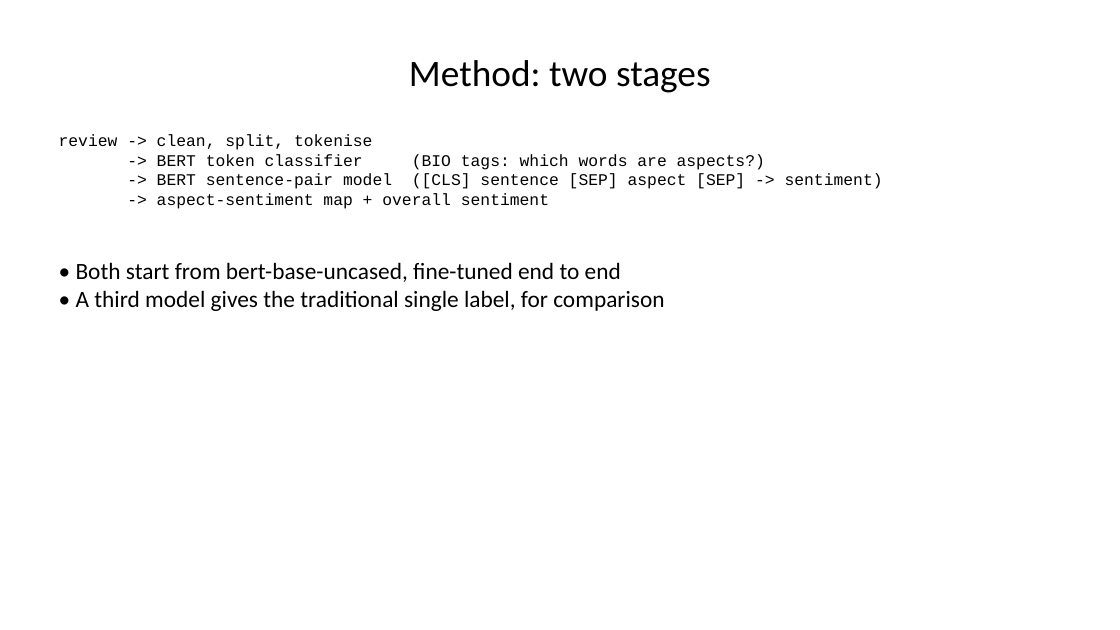
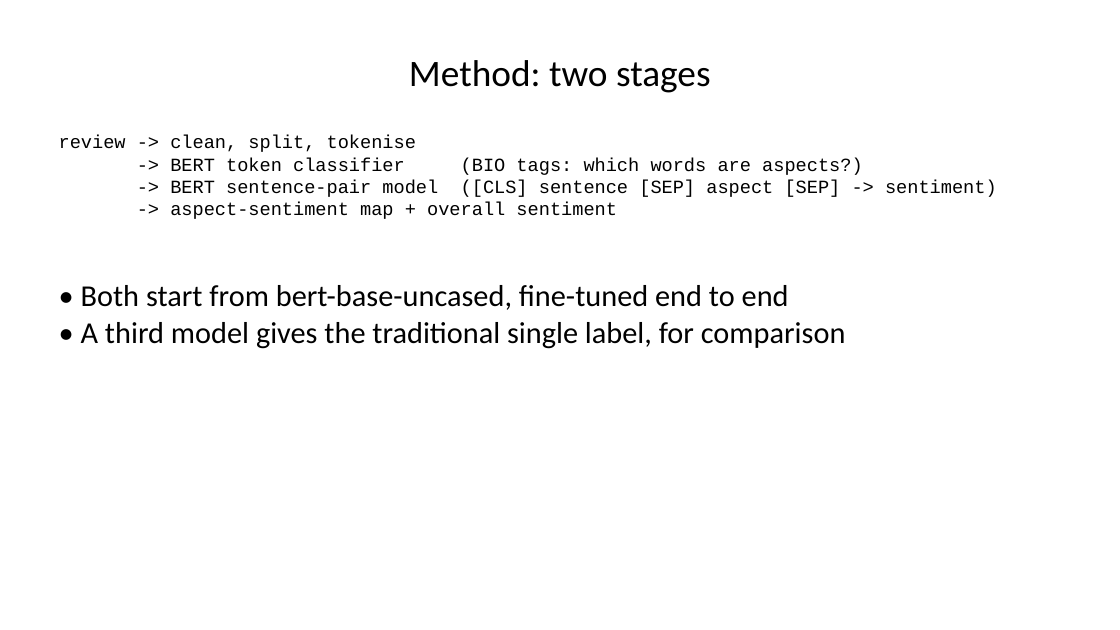
Before and after one commit to loki1948/ABSA-Product-Review-Analysis, a slide deck: slide 5 of docs/submission/ABSA_Presentation.pptx. Drawn at 1120x630 pixels with LibreOffice and Linux fonts; fonts in the diff are those of the drawing. Boxes give left, top, right and bottom in pixels: in the first picture for what was removed or moved away, otherwise in the second. Text is boxed around its words. In the diff, an @@ line names an element or a change of style, - is before the commit and + after.

```diff
--- a/docs/submission/ABSA_Presentation.pptx
+++ b/docs/submission/ABSA_Presentation.pptx
@@ text "review -> clean, split, tokenise" at (59,135,997,219): size 14 to 16 pt @@
@@ text "• Both start from bert-base-uncased, ...": place and size @@
-text "• Both start from bert-base-uncased, ..." at (76,262,664,311)
+text "• Both start from bert-base-uncased, ..." at (81,285,846,349)
@@ text "• Both start from bert-base-uncased, ..." at (81,285,846,349): size 20 to 26 pt @@
```
Also in this commit, not shown: 16 other slides changed, 25 other files.
